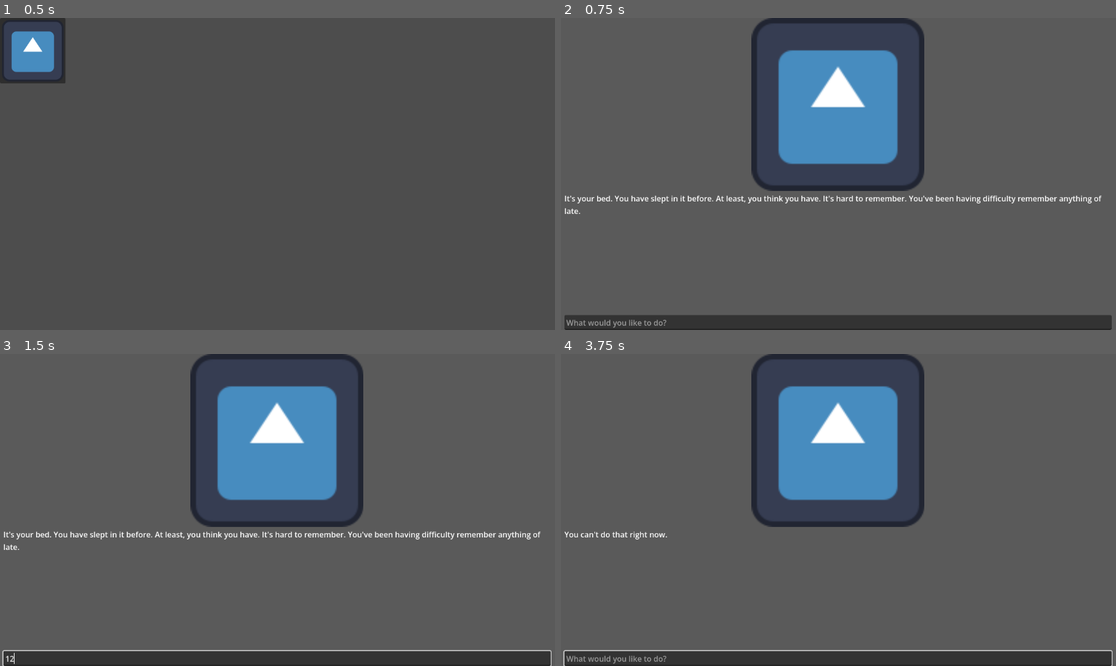
Above: before the commit, frames 1-4 (two rows, left to right).
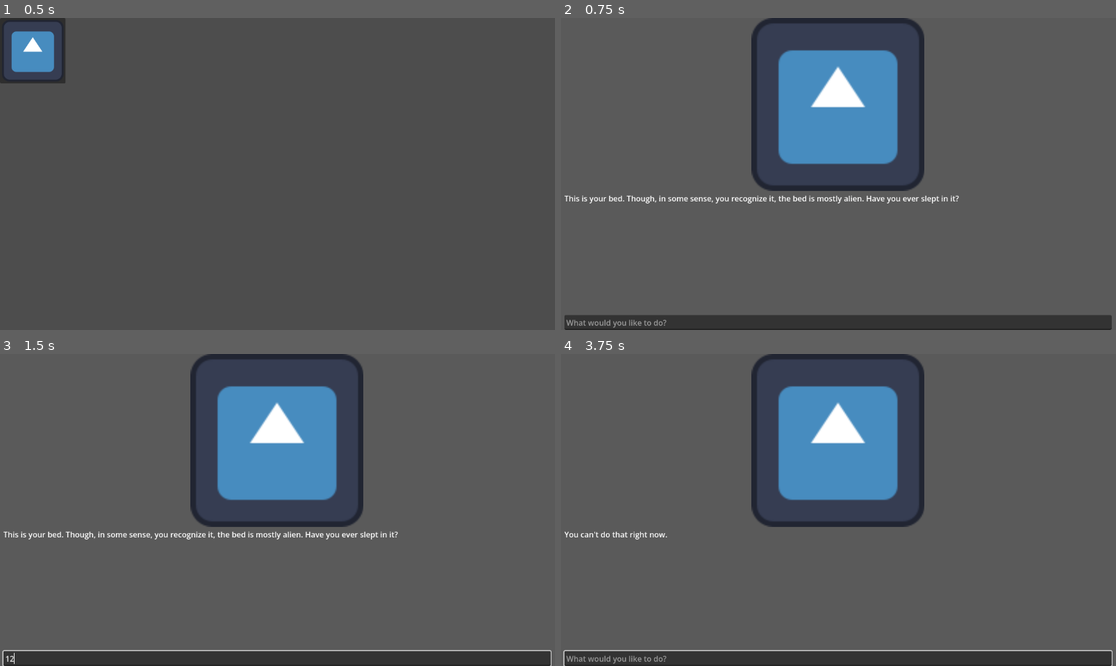
Above: after the commit, the same moments.

Repository: elephantfive/dark-horizon-if
Game: Godot game, scene res://game.tscn
Two runs of this game, one before a commit and one after it. Both use one fixed random seed, a clock stepped at 60 frames per second and the inputs below. The engine's default icon, where the game draws it, is replaced by a stand-in: a white triangle on a blue panel in a dark square.
Inputs (mouse positions are in pixels of both pictures, inside the frame that each line leads up to):
- Up to frame 1 (0.5 s): no input
- Up to frame 2 (0.75 s): click (594, 49) at 0.5 s
- Up to frame 3 (1.5 s): click (277, 659) at 1.27 s; type "12" at 1.35 s
- Up to frame 4 (3.75 s): click (594, 385) at 2 s; click (594, 385) at 2.75 s; tap Enter at 3.5 s

Frame 1 is identical in both runs. In frame 2, 1.1% of the frame differs, in the area x 0-98%, y 56-63%; in frame 3, 1.1%; in frame 4, nothing differs.

Commit message:
Update text for bed

Diff:
--- /dev/null
+++ b/bed/inspect.tres
@@ -0,0 +1,7 @@
+[gd_resource type="Resource" script_class="Argument" format=3 uid="uid://b638okt0khcgy"]
+
+[ext_resource type="Script" uid="uid://cks1j8eei0dcw" path="res://resources/argument.gd" id="1_783h5"]
+
+[resource]
+script = ExtResource("1_783h5")
+metadata/_custom_type_script = "uid://cks1j8eei0dcw"
--- a/game.tscn
+++ b/game.tscn
@@ -2,9 +2,6 @@
 
 [ext_resource type="PackedScene" uid="uid://dcgpjha6ydvjv" path="res://resources/TextPrompt.tscn" id="1_80nbo"]
 [ext_resource type="PackedScene" uid="uid://k0numaji8tci" path="res://resources/prompt_button.tscn" id="1_fc0e3"]
-[ext_resource type="Script" uid="uid://cks1j8eei0dcw" path="res://resources/argument.gd" id="4_7jktm"]
-[ext_resource type="Resource" uid="uid://kx2loom1vxkh" path="res://bed/sleep.tres" id="5_7jktm"]
-[ext_resource type="Resource" uid="uid://p8a0uhuerh0o" path="res://bed/attack.tres" id="5_ryrav"]
 
 [node name="Game" type="Node2D" unique_id=55460109]
 
@@ -12,5 +9,4 @@
 prompt = NodePath("../BedPrompt")
 
 [node name="BedPrompt" parent="." unique_id=910483 instance=ExtResource("1_80nbo")]
-args = Array[ExtResource("4_7jktm")]([ExtResource("5_ryrav"), ExtResource("5_7jktm")])
 default_text = "res://bed/bed_default.txt"
--- a/resources/TextPrompt.tscn
+++ b/resources/TextPrompt.tscn
@@ -8,6 +8,8 @@
 layout_mode = 3
 anchors_preset = 0
 script = ExtResource("1_2ccw1")
+args = null
+default_text = null
 
 [node name="ColorRect" type="ColorRect" parent="." unique_id=925570017]
 layout_mode = 0
--- a/resources/additional_effect.gd
+++ b/resources/additional_effect.gd
@@ -1,7 +1,8 @@
+##An additional effect for a TextPrompt to execute.
+
 class_name AdditionalEffect
 
 extends Resource
-
 var target: TextPrompt
 @export var target_var: String
 @export var modify_value: String
--- a/resources/text_prompt.gd
+++ b/resources/text_prompt.gd
@@ -52,7 +52,7 @@
 func read_text(file):
 	var text = FileAccess.open(file, FileAccess.READ)
 	var content = text.get_as_text()
-	display_text = content
+	display_text = content.replace("\n", " ").replace("  ", "\n")
 
 func update_label():
 	label.text = display_text
Not shown, changed: bed/bed_default.txt
Not shown, changed: bed/sleep.txt
Not shown, changed: bed/sleep_effect.txt
